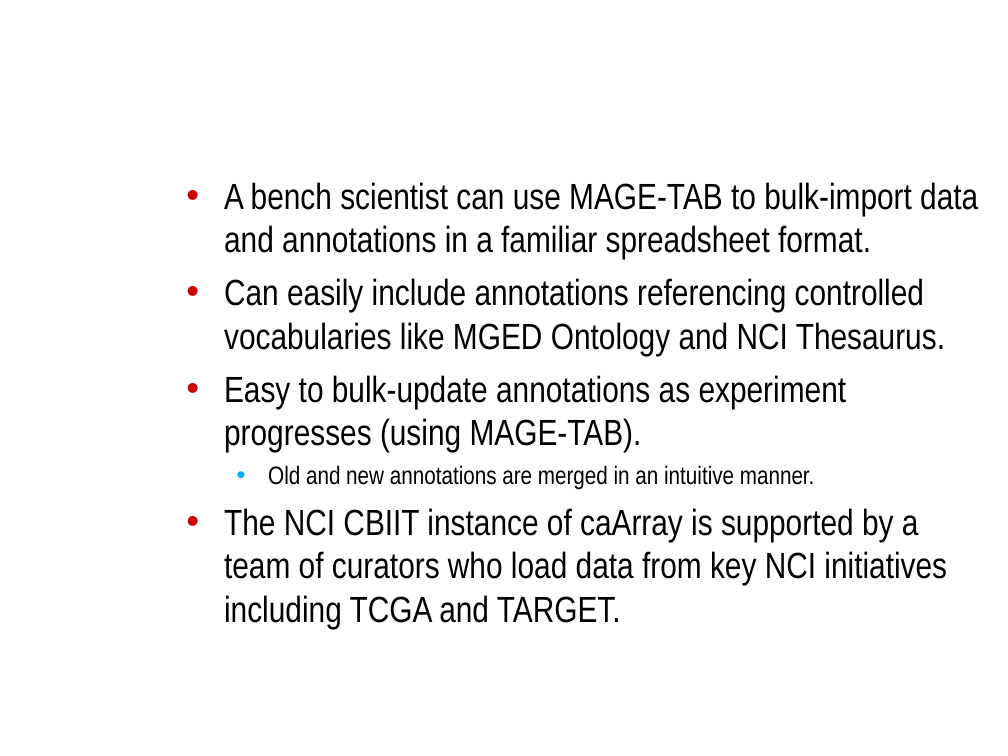
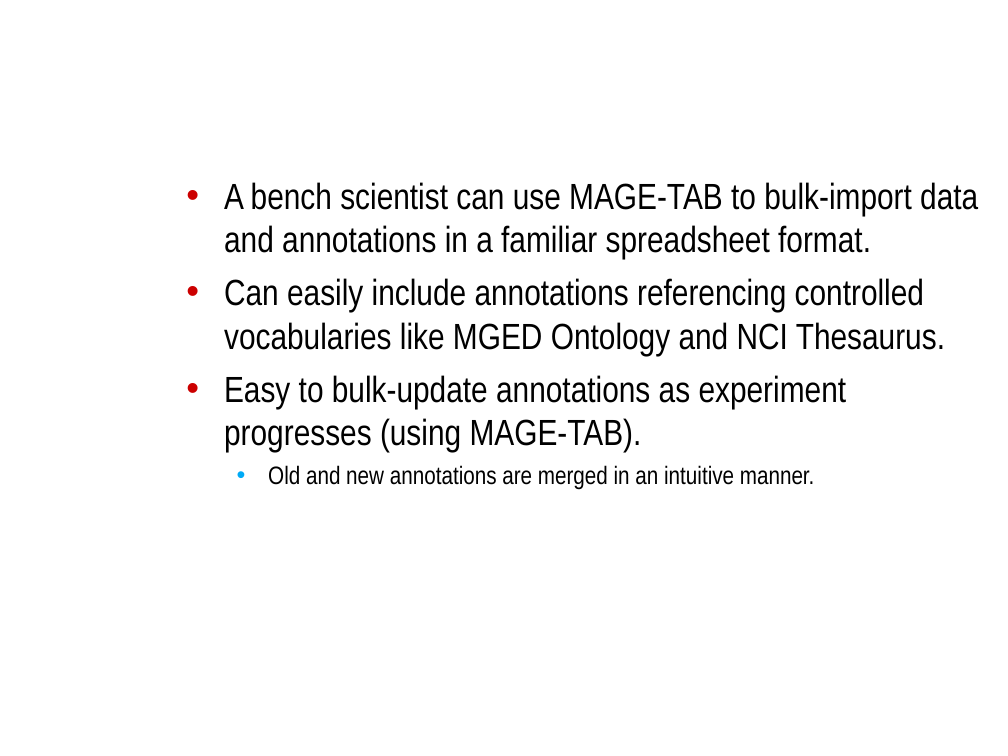
Before and after one commit to NCIP/caarray-docs, a slide deck: slide 8 of project_management/open_meetings/caArray_at_caBIG_meeting_NCI_Frederick_2009.ppt. Drawn at 1008x756 pixels with LibreOffice and Linux fonts; fonts in the diff are those of the drawing; background and template pictures are left out. Boxes give left, top, right and bottom in pixels: in the first picture for what was removed or moved away, otherwise in the second. Text is boxed around its words. In the diff, an @@ line names an element or a change of style, - is before the commit and + after.

```diff
--- a/project_management/open_meetings/caArray_at_caBIG_meeting_NCI_Frederick_2009.ppt
+++ b/project_management/open_meetings/caArray_at_caBIG_meeting_NCI_Frederick_2009.ppt
@@ text at (x1=224, y1=508, x2=947, y2=629): paragraph removed @@
-• The NCI CBIIT instance of caArray is supported by a team of curators who load data from key NCI initiatives including TCGA and TARGET.
```
Also in this commit, not shown: 8 other slides changed.
